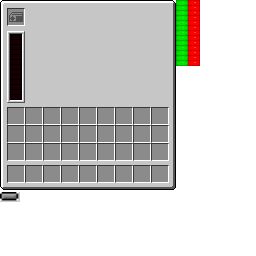
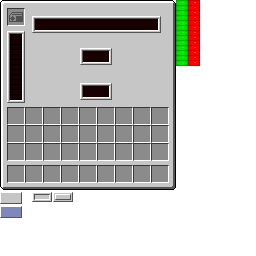
The second 256x256 image is a revision of the first. Changes to its layers:
painted on "GUIStorageMonitor.png copy" over box(0, 16, 161, 218)
